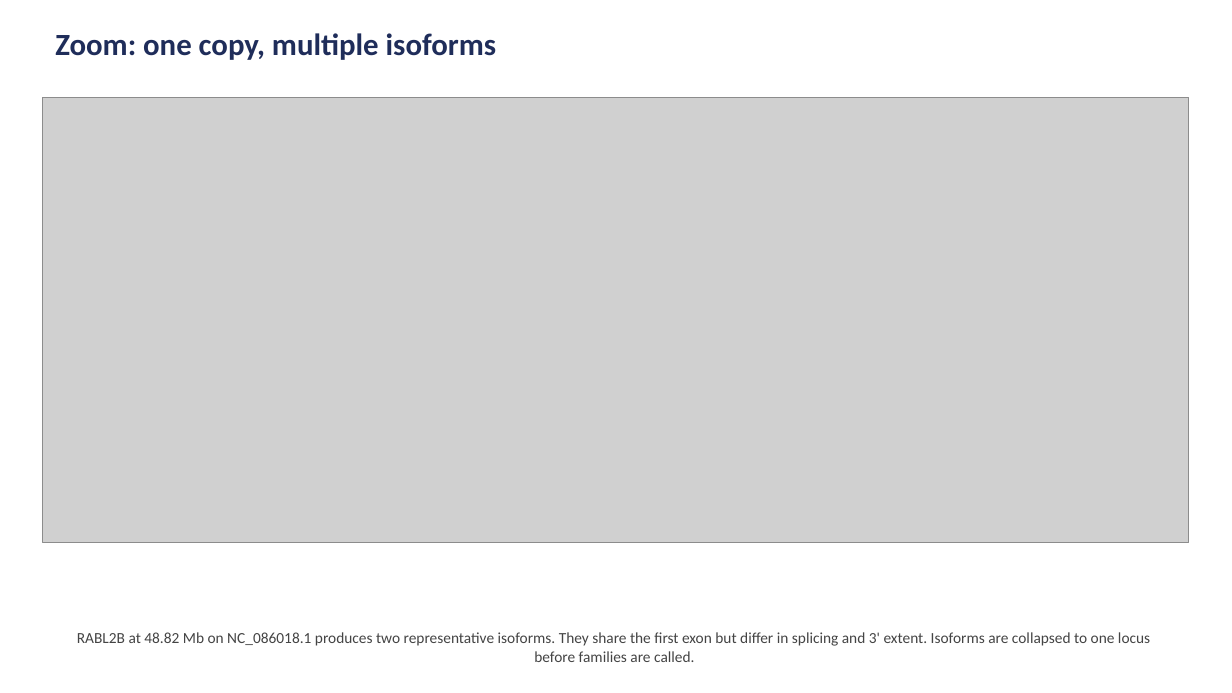
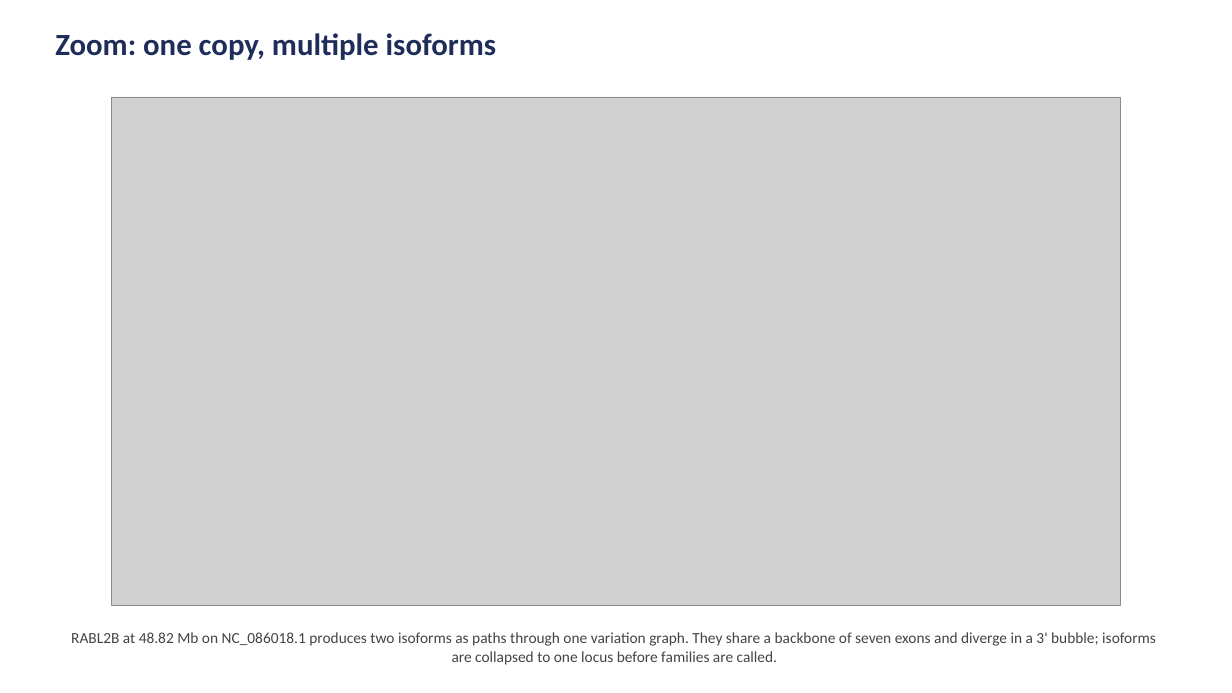
Before and after one commit to juanfraitu1/Rustle, a slide deck: slide 3 of bench/family_definition_slides.pptx. Drawn at 1232x693 pixels with LibreOffice and Linux fonts; fonts in the diff are those of the drawing; grey boxes stand for pictures. Boxes give left, top, right and bottom in pixels: in the first picture for what was removed or moved away, otherwise in the second. Text is boxed around its words. In the diff, an @@ line names an element or a change of style, - is before the commit and + after.

Commit message:
slides: draw isoform zoom as variation graph with paths through shared/alt exons

```diff
--- a/bench/family_definition_slides.pptx
+++ b/bench/family_definition_slides.pptx
@@ picture: place and size @@
-picture at [43, 97, 1189, 543]
+picture at [112, 97, 1121, 605]
@@ text at [71, 632, 1156, 665]: text changed @@
-RABL2B at 48.82 Mb on NC_086018.1 produces two representative isoforms. They share the first exon but differ in splicing and 3' extent. Isoforms are collapsed to one locus before families are called.
+RABL2B at 48.82 Mb on NC_086018.1 produces two isoforms as paths through one variation graph. They share a backbone of seven exons and diverge in a 3' bubble; isoforms are collapsed to one locus before families are called.
```
Also in this commit, not shown: 2 other files.
